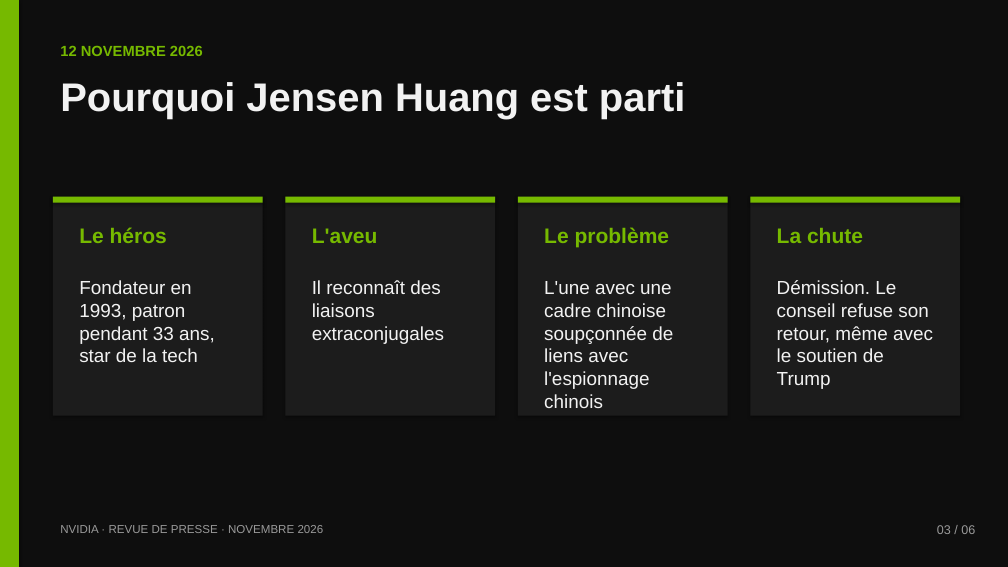
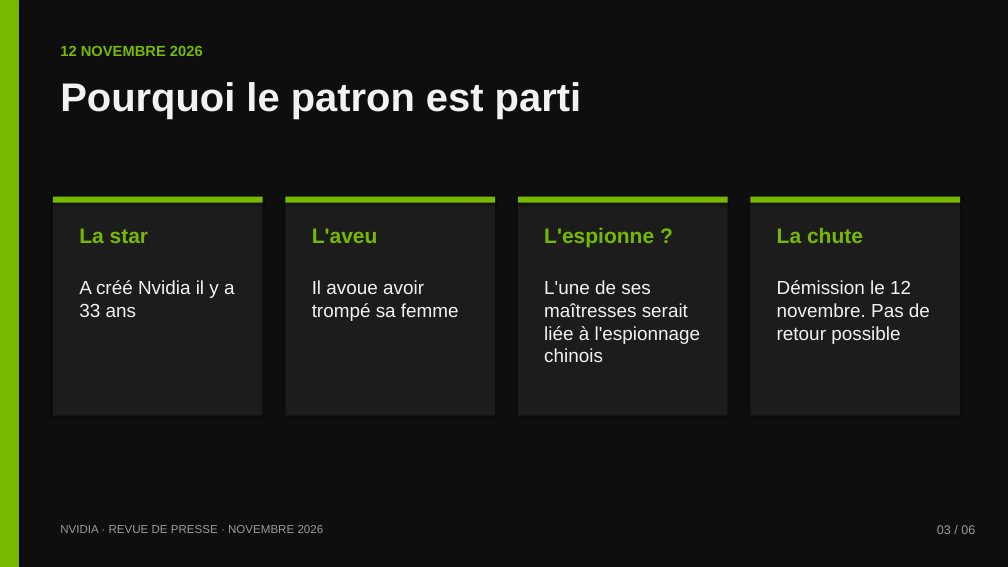
Before and after one commit to dehamnaadam-hue/Encole, a slide deck: slide 3 of nvidia/Nvidia-revue-de-presse.pptx. Drawn at 1008x567 pixels with LibreOffice and Linux fonts; fonts in the diff are those of the drawing. Boxes give left, top, right and bottom in pixels: in the first picture for what was removed or moved away, otherwise in the second. Text is boxed around its words. In the diff, an @@ line names an element or a change of style, - is before the commit and + after.

```diff
--- a/nvidia/Nvidia-revue-de-presse.pptx
+++ b/nvidia/Nvidia-revue-de-presse.pptx
@@ text at (60, 82, 581, 120): text changed @@
-Pourquoi Jensen Huang est parti
+Pourquoi le patron est parti
@@ text at (79, 228, 149, 243): text changed @@
-Le héros
+La star
@@ text at (544, 228, 654, 248): text changed @@
-Le problème
+L'espionne ?
@@ text at (79, 280, 235, 317): text changed @@
-Fondateur en 1993, patron pendant 33 ans, star de la tech
+A créé Nvidia il y a 33 ans
@@ text at (312, 280, 459, 321): text changed @@
-Il reconnaît des liaisons extraconjugales
+Il avoue avoir trompé sa femme
@@ text at (544, 280, 701, 362): text changed @@
-L'une avec une cadre chinoise soupçonnée de liens avec l'espionnage chinois
+L'une de ses maîtresses serait liée à l'espionnage chinois
@@ text at (777, 280, 930, 344): text changed @@
-Démission. Le conseil refuse son retour, même avec le soutien de Trump
+Démission le 12 novembre. Pas de retour possible
```
Also in this commit, not shown: 4 other slides changed, 1 other file.
